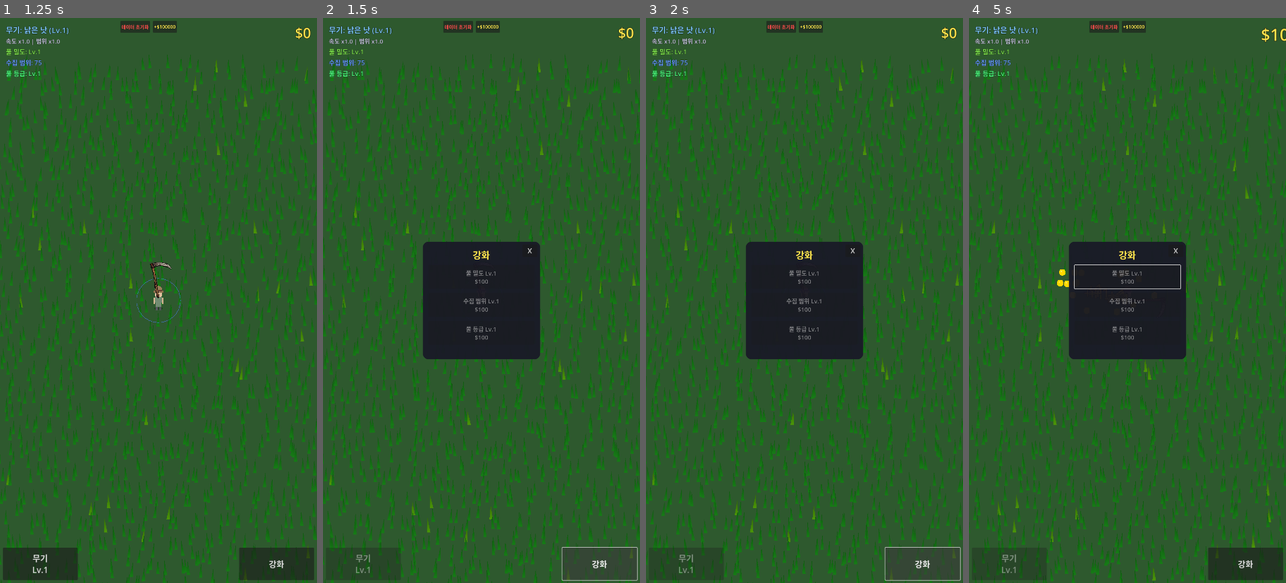
Above: before the commit, frames 1-4 (left to right).
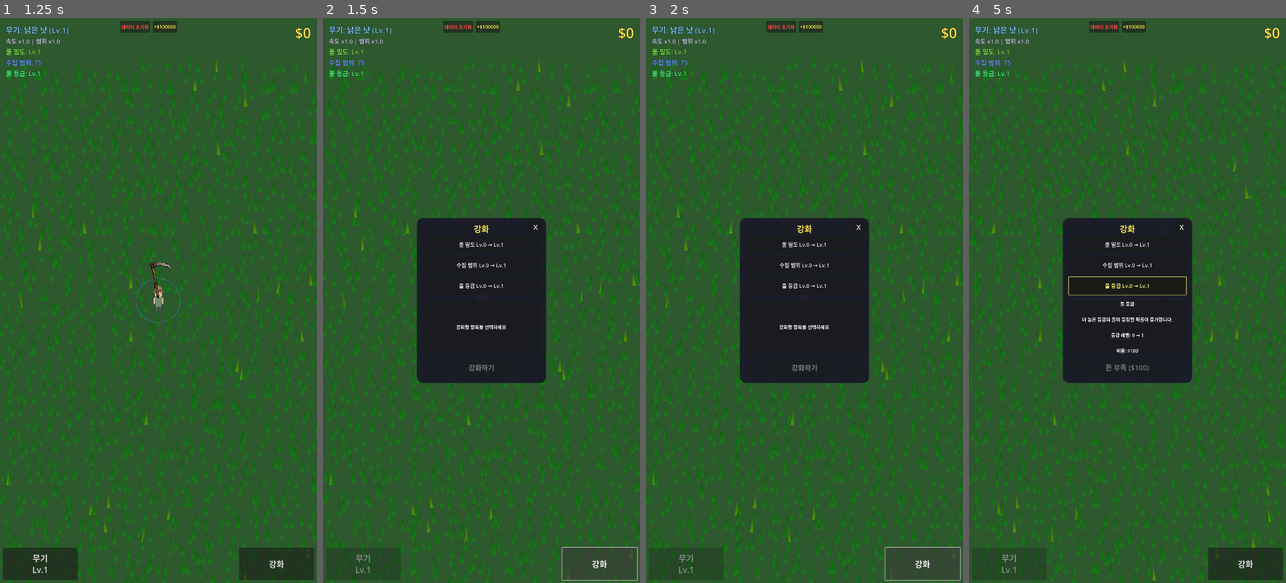
Above: after the commit, the same moments.

Repository: yellyB/game-kill-grass
Game: Godot game, scene res://scenes/ui/main_menu.tscn
Two runs of this game, one before a commit and one after it. Both use one fixed random seed, a clock stepped at 60 frames per second and the inputs below.
Inputs (mouse positions are in pixels of both pictures, inside the frame that each line leads up to):
- Up to frame 1 (1.25 s): click "PLAY" at 0.5 s
- Up to frame 2 (1.5 s): click "강화" at 1.25 s
- Up to frame 3 (2 s): no input
- Up to frame 4 (5 s): click (1127, 244) at 2 s, where only the run after the commit has a clickable "풀 밀도 Lv.0 → Lv.1"; click (1127, 266) at 2.75 s, where only the run after the commit has a clickable "수집 범위 Lv.0 → Lv.1"; click (1127, 283) at 3.5 s, where only the run after the commit has a clickable "풀 등급 Lv.0 → Lv.1"; move the mouse to (1197, 272) at 4.27 s; hold D (move_right) from 4.28 s (still down); click (1197, 272) at 4.42 s

Frame 1 is identical in both runs. In frame 2, 4.8% of the frame differs, in the area x 29-71%, y 35-65%; in frame 3, 4.8%; in frame 4, 5.3%, in the area x 27-100%, y 1-65%.

Commit message:
무기 공격력 추가 및 업그레이드 UI 개선

Diff:
--- a/autoload/game_manager.gd
+++ b/autoload/game_manager.gd
@@ -27,8 +27,8 @@
 func _init_grass_data() -> void:
 	var normal_grass = GrassData.new()
 	normal_grass.grass_name = "기본풀"
-	normal_grass.max_health = 1
-	normal_grass.regen_time = 3.0
+	normal_grass.max_health = 4
+	normal_grass.regen_time = 12.0
 	normal_grass.min_drop_value = 1
 	normal_grass.max_drop_value = 1
 	normal_grass.drop_chance = 1.0
@@ -37,8 +37,8 @@
 
 	var tough_grass = GrassData.new()
 	tough_grass.grass_name = "강한풀"
-	tough_grass.max_health = 3
-	tough_grass.regen_time = 5.0
+	tough_grass.max_health = 12
+	tough_grass.regen_time = 12.0
 	tough_grass.min_drop_value = 5
 	tough_grass.max_drop_value = 5
 	tough_grass.drop_chance = 1.0
@@ -47,8 +47,8 @@
 
 	var strong_grass = GrassData.new()
 	strong_grass.grass_name = "완전 센풀"
-	strong_grass.max_health = 6
-	strong_grass.regen_time = 8.0
+	strong_grass.max_health = 24
+	strong_grass.regen_time = 12.0
 	strong_grass.min_drop_value = 30
 	strong_grass.max_drop_value = 30
 	strong_grass.drop_chance = 1.0
@@ -57,7 +57,7 @@
 
 	var golden_grass = GrassData.new()
 	golden_grass.grass_name = "황금풀"
-	golden_grass.max_health = 15
+	golden_grass.max_health = 60
 	golden_grass.regen_time = 30.0
 	golden_grass.min_drop_value = 100
 	golden_grass.max_drop_value = 500
--- a/autoload/weapon_manager.gd
+++ b/autoload/weapon_manager.gd
@@ -8,6 +8,7 @@
   {
     "name": "낡은 낫",
     "price": 0,
+    "damage": 1,
     "range_mult": 1.0,
     "speed_mult": 1.0,
     "attack_type": "single",
@@ -21,6 +22,7 @@
   {
     "name": "날 선 낫",
     "price": 100,
+    "damage": 2,
     "range_mult": 1.2,
     "speed_mult": 1.0,
     "attack_type": "single",
@@ -34,6 +36,7 @@
   {
     "name": "무거운 낫",
     "price": 180,
+    "damage": 4,
     "range_mult": 1.5,
     "speed_mult": 0.7,
     "attack_type": "single",
@@ -47,6 +50,7 @@
   {
     "name": "이중 낫",
     "price": 324,
+    "damage": 3,
     "range_mult": 1.3,
     "speed_mult": 1.0,
     "attack_type": "double",
@@ -60,6 +64,7 @@
   {
     "name": "회전 예초낫",
     "price": 583,
+    "damage": 2,
     "range_mult": 1.4,
     "speed_mult": 1.5,
     "attack_type": "spin",
@@ -73,6 +78,7 @@
   {
     "name": "제초 기계",
     "price": 1050,
+    "damage": 4,
     "range_mult": 1.6,
     "speed_mult": 2.0,
     "attack_type": "aura",
@@ -86,6 +92,7 @@
   {
     "name": "분쇄 예초기",
     "price": 1890,
+    "damage": 6,
     "range_mult": 2.0,
     "speed_mult": 2.5,
     "attack_type": "aura",
@@ -99,6 +106,7 @@
   {
     "name": "화염 제초기",
     "price": 3400,
+    "damage": 12,
     "range_mult": 2.2,
     "speed_mult": 3.0,
     "attack_type": "flame",
@@ -112,6 +120,7 @@
   {
     "name": "재앙 장치",
     "price": 5400,
+    "damage": 24,
     "range_mult": 3.0,
     "speed_mult": 1.0,
     "attack_type": "screen",
@@ -125,6 +134,7 @@
   {
     "name": "세계 정리자",
     "price": 8600,
+    "damage": 60,
     "range_mult": 5.0,
     "speed_mult": 4.0,
     "attack_type": "world",
@@ -191,6 +201,9 @@
 func get_weapon_speed() -> float:
   return get_current_weapon().speed_mult
 
+func get_weapon_damage() -> int:
+  return get_current_weapon().damage
+
 func get_attack_type() -> String:
   return get_current_weapon().attack_type
 
--- a/scenes/ui/upgrade_panel.tscn
+++ b/scenes/ui/upgrade_panel.tscn
@@ -45,10 +45,10 @@
 anchor_top = 0.5
 anchor_right = 0.5
 anchor_bottom = 0.5
-offset_left = -200.0
-offset_top = -200.0
-offset_right = 200.0
-offset_bottom = 200.0
+offset_left = -220.0
+offset_top = -280.0
+offset_right = 220.0
+offset_bottom = 280.0
 grow_horizontal = 2
 grow_vertical = 2
 theme_override_styles/panel = SubResource("StyleBoxFlat_panel")
@@ -56,48 +56,82 @@
 [node name="TitleLabel" type="Label" parent="Control/Panel"]
 layout_mode = 1
 offset_left = 20.0
-offset_top = 20.0
-offset_right = 380.0
-offset_bottom = 60.0
+offset_top = 15.0
+offset_right = 420.0
+offset_bottom = 50.0
 theme_override_colors/font_color = Color(1, 0.9, 0.3, 1)
-theme_override_font_sizes/font_size = 32
+theme_override_font_sizes/font_size = 28
 text = "강화"
 horizontal_alignment = 1
 
 [node name="VBoxContainer" type="VBoxContainer" parent="Control/Panel"]
 layout_mode = 1
 offset_left = 20.0
-offset_top = 80.0
-offset_right = 380.0
-offset_bottom = 380.0
-theme_override_constants/separation = 15
+offset_top = 60.0
+offset_right = 420.0
+offset_bottom = 280.0
+theme_override_constants/separation = 10
 
 [node name="GrassDensityBtn" type="Button" parent="Control/Panel/VBoxContainer"]
-custom_minimum_size = Vector2(0, 80)
+custom_minimum_size = Vector2(0, 60)
 layout_mode = 2
-theme_override_font_sizes/font_size = 20
+theme_override_font_sizes/font_size = 18
 text = "풀 밀도 Lv.1
 $100"
 
 [node name="MagnetRangeBtn" type="Button" parent="Control/Panel/VBoxContainer"]
-custom_minimum_size = Vector2(0, 80)
+custom_minimum_size = Vector2(0, 60)
 layout_mode = 2
-theme_override_font_sizes/font_size = 20
+theme_override_font_sizes/font_size = 18
 text = "수집 범위 Lv.1
 $100"
 
 [node name="GrassQualityBtn" type="Button" parent="Control/Panel/VBoxContainer"]
-custom_minimum_size = Vector2(0, 80)
+custom_minimum_size = Vector2(0, 60)
 layout_mode = 2
-theme_override_font_sizes/font_size = 20
+theme_override_font_sizes/font_size = 18
 text = "풀 등급 Lv.1
 $100"
 
+[node name="DescriptionPanel" type="Panel" parent="Control/Panel"]
+layout_mode = 1
+offset_left = 20.0
+offset_top = 280.0
+offset_right = 420.0
+offset_bottom = 460.0
+
+[node name="DescriptionLabel" type="Label" parent="Control/Panel/DescriptionPanel"]
+layout_mode = 1
+anchors_preset = 15
+anchor_right = 1.0
+anchor_bottom = 1.0
+offset_left = 15.0
+offset_top = 10.0
+offset_right = -15.0
+offset_bottom = -10.0
+grow_horizontal = 2
+grow_vertical = 2
+theme_override_font_sizes/font_size = 16
+text = "강화할 항목을 선택하세요"
+horizontal_alignment = 1
+vertical_alignment = 1
+autowrap_mode = 2
+
+[node name="ConfirmBtn" type="Button" parent="Control/Panel"]
+layout_mode = 1
+offset_left = 20.0
+offset_top = 475.0
+offset_right = 420.0
+offset_bottom = 540.0
+theme_override_font_sizes/font_size = 24
+disabled = true
+text = "강화하기"
+
 [node name="CloseBtn" type="Button" parent="Control/Panel"]
 layout_mode = 1
-offset_left = 340.0
+offset_left = 380.0
 offset_top = 10.0
-offset_right = 390.0
+offset_right = 430.0
 offset_bottom = 50.0
 theme_override_font_sizes/font_size = 24
 text = "X"
--- a/scripts/grass_spawner.gd
+++ b/scripts/grass_spawner.gd
@@ -155,6 +155,8 @@
 func process_regen(delta: float) -> void:
 	for grid_pos in grass_data:
 		var data = grass_data[grid_pos]
+		if data.has("hit_timer") and data.hit_timer > 0:
+			data.hit_timer -= delta
 		if data.cut:
 			data.regen_timer += delta
 			if data.regen_timer >= data.regen_time:
@@ -179,8 +181,11 @@
 		var world_pos = Vector2(grid_pos.x, grid_pos.y)
 		visible_grass.append(world_pos)
 
-		var gd = GameManager.grass_data_list[data.type] if data.type < GameManager.grass_data_list.size() else null
-		colors_list.append(gd.color if gd else Color(0.3, 0.7, 0.3, 1))
+		if data.has("hit_timer") and data.hit_timer > 0:
+			colors_list.append(Color(1.0, 1.0, 1.0, 1.0))
+		else:
+			var gd = GameManager.grass_data_list[data.type] if data.type < GameManager.grass_data_list.size() else null
+			colors_list.append(gd.color if gd else Color(0.3, 0.7, 0.3, 1))
 
 	multimesh.instance_count = visible_grass.size()
 
@@ -193,6 +198,7 @@
 func attack_grass_in_area(center: Vector2, radius: float) -> int:
 	var total_value = 0
 	var attacked_positions: Array = []
+	var damage = WeaponManager.get_weapon_damage()
 
 	for grid_pos in grass_data:
 		var data = grass_data[grid_pos]
@@ -203,7 +209,8 @@
 		var distance = center.distance_to(world_pos)
 
 		if distance <= radius:
-			data.health -= 1
+			data.health -= damage
+			data.hit_timer = 0.1
 			if data.health <= 0:
 				data.cut = true
 				data.regen_timer = 0.0
--- a/scripts/upgrade_panel.gd
+++ b/scripts/upgrade_panel.gd
@@ -7,29 +7,57 @@
 @onready var grass_density_btn: Button = $Panel/VBoxContainer/GrassDensityBtn
 @onready var magnet_range_btn: Button = $Panel/VBoxContainer/MagnetRangeBtn
 @onready var grass_quality_btn: Button = $Panel/VBoxContainer/GrassQualityBtn
+@onready var description_label: Label = $Panel/DescriptionPanel/DescriptionLabel
+@onready var confirm_btn: Button = $Panel/ConfirmBtn
 @onready var close_btn: Button = $Panel/CloseBtn
 @onready var toggle_btn: Button = $ToggleBtn
 
 var is_open: bool = false
+var selected_upgrade: String = ""
+
+const UPGRADE_INFO = {
+  "grass_density": {
+    "name": "풀 밀도",
+    "description": "맵에 풀이 더 빽빽하게 자랍니다.",
+    "stat_format": "풀 간격: %.1f → %.1f",
+    "max_level": 10
+  },
+  "magnet_range": {
+    "name": "수집 범위",
+    "description": "코인이 더 먼 거리에서 자동으로 끌려옵니다.",
+    "stat_format": "수집 범위: %.0f → %.0f",
+    "max_level": -1
+  },
+  "grass_quality": {
+    "name": "풀 등급",
+    "description": "더 높은 등급의 풀이 등장할 확률이 증가합니다.",
+    "stat_format": "등급 레벨: %d → %d",
+    "max_level": -1
+  }
+}
 
 func _ready() -> void:
   panel.visible = false
   toggle_btn.pressed.connect(_on_toggle_pressed)
   close_btn.pressed.connect(_on_close_pressed)
-  grass_density_btn.pressed.connect(_on_grass_density_pressed)
-  magnet_range_btn.pressed.connect(_on_magnet_range_pressed)
-  grass_quality_btn.pressed.connect(_on_grass_quality_pressed)
+  confirm_btn.pressed.connect(_on_confirm_pressed)
+
+  grass_density_btn.pressed.connect(_on_grass_density_selected)
+  magnet_range_btn.pressed.connect(_on_magnet_range_selected)
+  grass_quality_btn.pressed.connect(_on_grass_quality_selected)
 
   GameManager.money_changed.connect(_on_money_changed)
   GameManager.upgrade_purchased.connect(_on_upgrade_purchased)
 
   update_button_texts()
+  clear_selection()
 
 func _on_toggle_pressed() -> void:
   is_open = !is_open
   panel.visible = is_open
   if is_open:
     update_button_texts()
+    clear_selection()
     panel_opened.emit()
   else:
     panel_closed.emit()
@@ -45,21 +73,131 @@
 func _on_other_panel_closed() -> void:
   toggle_btn.disabled = false
 
-func _on_grass_density_pressed() -> void:
-  GameManager.purchase_upgrade("grass_density")
-
-func _on_magnet_range_pressed() -> void:
-  GameManager.purchase_upgrade("magnet_range")
-
-func _on_grass_quality_pressed() -> void:
-  GameManager.purchase_upgrade("grass_quality")
+func _on_grass_density_selected() -> void:
+  select_upgrade("grass_density")
+
+func _on_magnet_range_selected() -> void:
+  select_upgrade("magnet_range")
+
+func _on_grass_quality_selected() -> void:
+  select_upgrade("grass_quality")
+
+func select_upgrade(upgrade_type: String) -> void:
+  selected_upgrade = upgrade_type
+  update_description()
+  update_confirm_button()
+  update_button_selection()
+
+func clear_selection() -> void:
+  selected_upgrade = ""
+  description_label.text = "강화할 항목을 선택하세요"
+  confirm_btn.disabled = true
+  confirm_btn.text = "강화하기"
+  update_button_selection()
+
+func update_button_selection() -> void:
+  grass_density_btn.modulate = Color(1.0, 1.0, 0.5) if selected_upgrade == "grass_density" else Color(1, 1, 1)
+  magnet_range_btn.modulate = Color(1.0, 1.0, 0.5) if selected_upgrade == "magnet_range" else Color(1, 1, 1)
+  grass_quality_btn.modulate = Color(1.0, 1.0, 0.5) if selected_upgrade == "grass_quality" else Color(1, 1, 1)
+
+func update_description() -> void:
+  if selected_upgrade.is_empty():
+    description_label.text = "강화할 항목을 선택하세요"
+    return
+
+  var info = UPGRADE_INFO[selected_upgrade]
+  var current_level: int
+  var cost: int
+  var current_value: float
+  var next_value: float
+
+  match selected_upgrade:
+    "grass_density":
+      current_level = GameManager.upgrade_grass_density
+      cost = GameManager.get_upgrade_cost(current_level)
+      current_value = GameManager.get_grass_min_spacing()
+      var temp_level = GameManager.upgrade_grass_density
+      GameManager.upgrade_grass_density += 1
+      next_value = GameManager.get_grass_min_spacing()
+      GameManager.upgrade_grass_density = temp_level
+    "magnet_range":
+      current_level = GameManager.upgrade_magnet_range
+      cost = GameManager.get_upgrade_cost(current_level)
+      current_value = GameManager.get_magnet_range()
+      var temp_level = GameManager.upgrade_magnet_range
+      GameManager.upgrade_magnet_range += 1
+      next_value = GameManager.get_magnet_range()
+      GameManager.upgrade_magnet_range = temp_level
+    "grass_quality":
+      current_level = GameManager.upgrade_grass_quality
+      cost = GameManager.get_upgrade_cost(current_level)
+      current_value = current_level
+      next_value = current_level + 1
+
+  if info.max_level >= 0 and current_level >= info.max_level:
+    description_label.text = "%s\n\n%s\n\n[최대 레벨 도달]" % [info.name, info.description]
+    return
+
+  var stat_change: String
+  if selected_upgrade == "grass_quality":
+    stat_change = info.stat_format % [int(current_value), int(next_value)]
+  else:
+    stat_change = info.stat_format % [current_value, next_value]
+
+  description_label.text = "%s\n\n%s\n\n%s\n\n비용: $%d" % [info.name, info.description, stat_change, cost]
+
+func update_confirm_button() -> void:
+  if selected_upgrade.is_empty():
+    confirm_btn.disabled = true
+    confirm_btn.text = "강화하기"
+    return
+
+  var current_level: int
+  var max_level: int = -1
+  var cost: int
+
+  match selected_upgrade:
+    "grass_density":
+      current_level = GameManager.upgrade_grass_density
+      max_level = GameManager.MAX_DENSITY_LEVEL
+      cost = GameManager.get_upgrade_cost(current_level)
+    "magnet_range":
+      current_level = GameManager.upgrade_magnet_range
+      cost = GameManager.get_upgrade_cost(current_level)
+    "grass_quality":
+      current_level = GameManager.upgrade_grass_quality
+      cost = GameManager.get_upgrade_cost(current_level)
+
+  if max_level >= 0 and current_level >= max_level:
+    confirm_btn.disabled = true
+    confirm_btn.text = "최대 레벨"
+    return
+
+  if GameManager.money < cost:
+    confirm_btn.disabled = true
+    confirm_btn.text = "돈 부족 ($%d)" % cost
+  else:
+    confirm_btn.disabled = false
+    confirm_btn.text = "강화하기 ($%d)" % cost
+
+func _on_confirm_pressed() -> void:
+  if selected_upgrade.is_empty():
+    return
+
+  if GameManager.purchase_upgrade(selected_upgrade):
+    update_button_texts()
+    update_description()
+    update_confirm_button()
 
 func _on_money_changed(_amount: int) -> void:
   if is_open:
     update_button_texts()
+    update_confirm_button()
 
 func _on_upgrade_purchased(_type: String, _level: int) -> void:
   update_button_texts()
+  update_description()
+  update_confirm_button()
 
 func update_button_texts() -> void:
   var density_level = GameManager.upgrade_grass_density
@@ -68,14 +206,9 @@
   var quality_cost = GameManager.get_upgrade_cost(GameManager.upgrade_grass_quality)
 
   if density_level >= GameManager.MAX_DENSITY_LEVEL:
-    grass_density_btn.text = "풀 밀도 Lv.%d\nMAX" % (density_level + 1)
-    grass_density_btn.disabled = true
-  else:
-    grass_density_btn.text = "풀 밀도 Lv.%d\n$%d" % [density_level + 1, density_cost]
-    grass_density_btn.disabled = GameManager.money < density_cost
-
-  magnet_range_btn.text = "수집 범위 Lv.%d\n$%d" % [GameManager.upgrade_magnet_range + 1, magnet_cost]
-  grass_quality_btn.text = "풀 등급 Lv.%d\n$%d" % [GameManager.upgrade_grass_quality + 1, quality_cost]
-
-  magnet_range_btn.disabled = GameManager.money < magnet_cost
-  grass_quality_btn.disabled = GameManager.money < quality_cost
+    grass_density_btn.text = "풀 밀도 Lv.%d (MAX)" % density_level
+  else:
+    grass_density_btn.text = "풀 밀도 Lv.%d → Lv.%d" % [density_level, density_level + 1]
+
+  magnet_range_btn.text = "수집 범위 Lv.%d → Lv.%d" % [GameManager.upgrade_magnet_range, GameManager.upgrade_magnet_range + 1]
+  grass_quality_btn.text = "풀 등급 Lv.%d → Lv.%d" % [GameManager.upgrade_grass_quality, GameManager.upgrade_grass_quality + 1]
